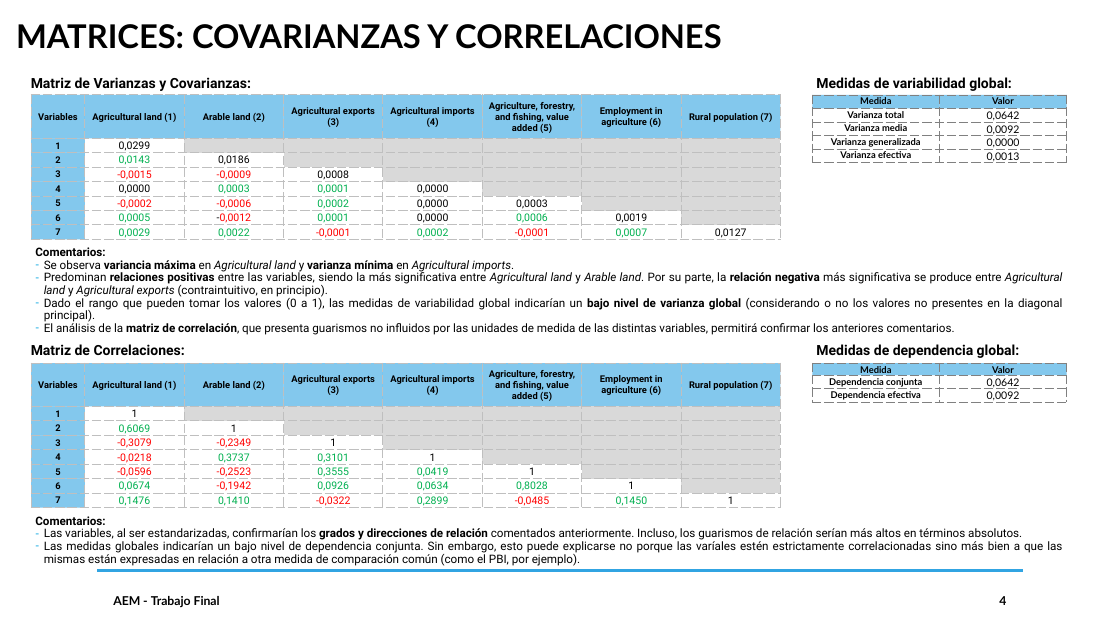
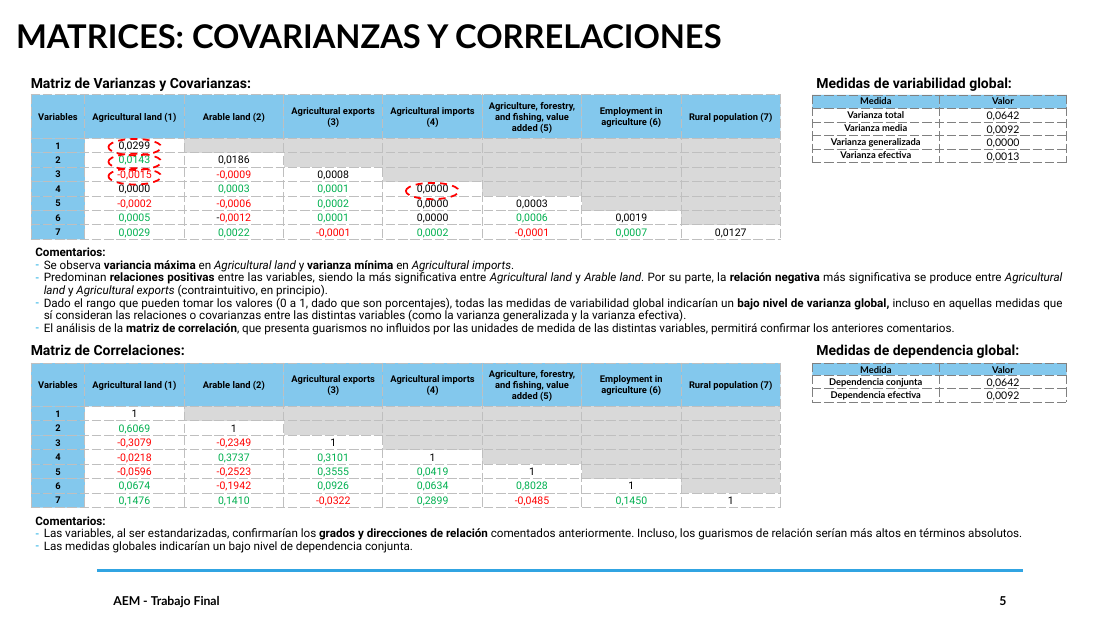
Before and after one commit to DavidGuzzi/MECMT04, a slide deck: slide 5 of AEM PPT 20240928.pptx (slide 4 before the commit). Drawn at 1120x630 pixels with LibreOffice and Linux fonts; fonts in the diff are those of the drawing. Boxes give left, top, right and bottom in pixels: in the first picture for what was removed or moved away, otherwise in the second. Text is boxed around its words. In the diff, an @@ line names an element or a change of style, - is before the commit and + after.

```diff
--- a/AEM PPT 20240928.pptx
+++ b/AEM PPT 20240928.pptx
@@ ellipse added at (108, 139, 161, 155), outline #FF0000 1.5 pt dashed @@
@@ ellipse added at (108, 154, 161, 170), outline #FF0000 1.5 pt dashed @@
@@ ellipse added at (108, 168, 161, 184), outline #FF0000 1.5 pt dashed @@
@@ ellipse added at (406, 183, 459, 199), outline #FF0000 1.5 pt dashed @@
@@ text at (44, 296, 1062, 322): text changed @@
-– Dado el rango que pueden tomar los valores (0 a 1), las medidas de variabilidad global indicarían un bajo nivel de varianza global (considerando o no los valores no presentes en la diagonal principal).
+– Dado el rango que pueden tomar los valores (0 a 1, dado que son porcentajes), todas las medidas de variabilidad global indicarían un bajo nivel de varianza global, incluso en aquellas medidas que sí consideran las relaciones o covarianzas entre las distintas variables (como la varianza generalizada y la varianza efectiva).
@@ text at (44, 539, 413, 553): text changed @@
-– Las medidas globales indicarían un bajo nivel de dependencia conjunta. Sin embargo, esto puede explicarse no porque las varíales estén estrictamente correlacionadas sino más bien a que las mismas están expresadas en relación a otra medida de comparación común (como el PBI, por ejemplo).
+– Las medidas globales indicarían un bajo nivel de dependencia conjunta.
@@ page number at (999, 596, 1006, 605): text changed @@
-4
+5
```
Also in this commit, not shown: 4 other slides changed, 13 slides added, 5 other files.
